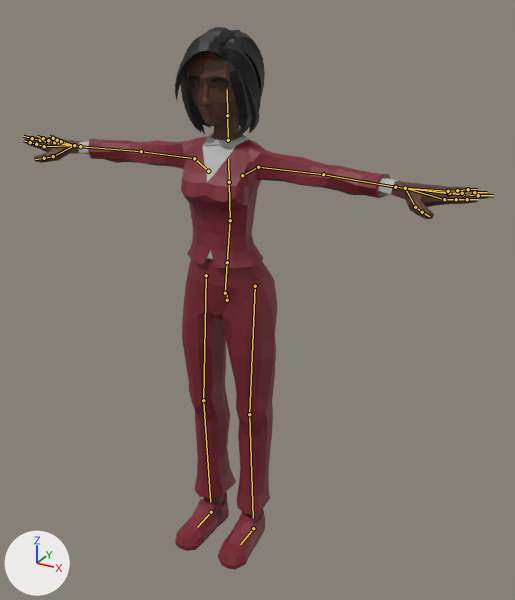
An edit to the glTF model js/models/avatars/club-crowd-f7.glb, drawn before and after from the same camera.
One viewpoint serves both versions: a 50 mm lens placed at (1.165, -1.972, 1.951), pointed at (0.165, -0.153, 1.042). The axes (+X, +Y, +Z) are drawn at lower left. The lights are the same throughout. The older version comes first. The bones that change, and the others that lie on the model, are drawn over the model as lines.

The first picture shows 'Suit_Body'.
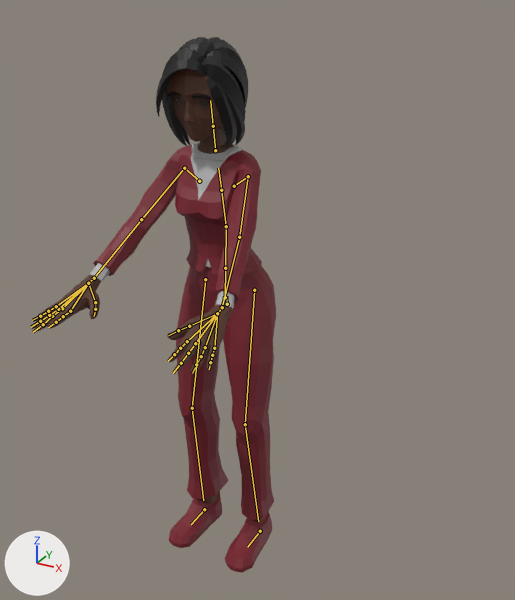
The newer file adds an action. The first version stands in its rest pose; the second is drawn at frame 0 of the action 'Idle_Railing_Loop'.

What differs and where, as boxes [x1, y1, x2, y2] in the pictures (515 x 600 px):
'Suit_Body', posed (47% narrower): before [24, 27, 491, 570]; after [31, 37, 276, 573]
bone 'Body', root to tip: before (227, 300) to (227, 292); after (227, 304) to (226, 296)
bone 'Abdomen', root to tip: before (227, 262) to (230, 220); after (225, 268) to (226, 226)
bone 'Torso', root to tip: before (230, 220) to (229, 182); after (226, 226) to (221, 190)
bone 'Chest', root to tip: before (229, 182) to (228, 159); after (221, 190) to (218, 168)
bone 'Neck', root to tip: before (228, 140) to (227, 115); after (215, 150) to (213, 126)
bone 'Head', root to tip: before (227, 115) to (227, 89); after (213, 126) to (210, 100)
bone 'Shoulder.L', root to tip: before (242, 175) to (258, 167); after (234, 186) to (248, 176)
bone 'UpperArm.L', root to tip: before (258, 167) to (323, 174); after (248, 176) to (239, 237)
bone 'LowerArm.L', root to tip: before (323, 174) to (395, 187); after (239, 237) to (222, 307)
bone 'Wrist.L', root to tip: before (395, 187) to (405, 188); after (222, 307) to (217, 313)
bone 'Shoulder.R', root to tip: before (208, 171) to (194, 158); after (199, 181) to (184, 168)
bone 'UpperArm.R', root to tip: before (194, 158) to (141, 151); after (184, 168) to (141, 219)
bone 'LowerArm.R', root to tip: before (141, 151) to (80, 146); after (141, 219) to (94, 278)
bone 'Wrist.R', root to tip: before (80, 146) to (74, 145); after (94, 278) to (88, 283)
bone 'UpperLeg.L', root to tip: before (255, 286) to (249, 414); after (254, 290) to (245, 424)
bone 'LowerLeg.L', root to tip: before (249, 414) to (253, 518); after (245, 424) to (258, 521)
bone 'UpperLeg.R', root to tip: before (206, 275) to (203, 400); after (205, 279) to (192, 408)
bone 'LowerLeg.R', root to tip: before (203, 400) to (210, 502); after (192, 408) to (203, 500)
bone 'Foot.L', root to tip: before (253, 528) to (240, 544); after (260, 531) to (247, 547)
bone 'Foot.R', root to tip: before (211, 512) to (197, 527); after (204, 509) to (191, 524)

The change in detail:
Bone 'Body' (bone_body) moves from (0.0, 0.0, 0.0) to (0.0, -0.015, 0.0).
Bone 'Body' (bone_body) turns from (0, 0, 0) to (5, 0, 0) degrees about its own x, y and z.
Bone 'Abdomen' (bone_abdomen) turns from (0, 0, 0) to (2, 0, 0) degrees about its own x, y and z.
Bone 'Torso' (bone_torso) turns from (0, 0, 0) to (2, 0, 0) degrees about its own x, y and z.
Bone 'Chest' (bone_chest) turns from (0, 0, 0) to (2, 0, 0) degrees about its own x, y and z.
Bone 'Neck' (bone_neck) turns from (0, 0, 0) to (-2, 0, 0) degrees about its own x, y and z.
Bone 'Head' (bone_head) turns from (0, 0, 0) to (-3, 0, 0) degrees about its own x, y and z.
Bone 'Shoulder.L' (bone_shoulder_l) turns from (0, 0, 0) to (3, 0, 2) degrees about its own x, y and z.
Bone 'UpperArm.L' (bone_upperarm_l) turns from (0, 0, 0) to (-34, -31, -55) degrees about its own x, y and z.
Bone 'LowerArm.L' (bone_lowerarm_l) turns from (0, 0, 0) to (-1, 7, 4) degrees about its own x, y and z.
Bone 'Wrist.L' (bone_wrist_l) turns from (0, 0, 0) to (11, 17, -24) degrees about its own x, y and z.
Bone 'Shoulder.R' (bone_shoulder_r) turns from (0, 0, 0) to (3, 0, -2) degrees about its own x, y and z.
Bone 'UpperArm.R' (bone_upperarm_r) turns from (0, 0, 0) to (-34, 31, 55) degrees about its own x, y and z.
Bone 'LowerArm.R' (bone_lowerarm_r) turns from (0, 0, 0) to (-1, -7, -4) degrees about its own x, y and z.
Bone 'Wrist.R' (bone_wrist_r) turns from (0, 0, 0) to (11, -17, 24) degrees about its own x, y and z.
Bone 'UpperLeg.L' (bone_upperleg_l) turns from (0, 0, 0) to (-11, 0, -2) degrees about its own x, y and z.
Bone 'LowerLeg.L' (bone_lowerleg_l) turns from (0, 0, 0) to (12, 0, 0) degrees about its own x, y and z.
Bone 'UpperLeg.R' (bone_upperleg_r) turns from (0, 0, 0) to (-11, 0, 2) degrees about its own x, y and z.
Bone 'LowerLeg.R' (bone_lowerleg_r) turns from (0, 0, 0) to (12, 0, 0) degrees about its own x, y and z.
Bone 'Foot.L' (bone_foot_l) moves from (0.0, 0.0, 0.0) to (0.03, 0.0, 0.0).
Bone 'Foot.R' (bone_foot_r) moves from (0.0, 0.0, 0.0) to (-0.03, 0.0, 0.0).
